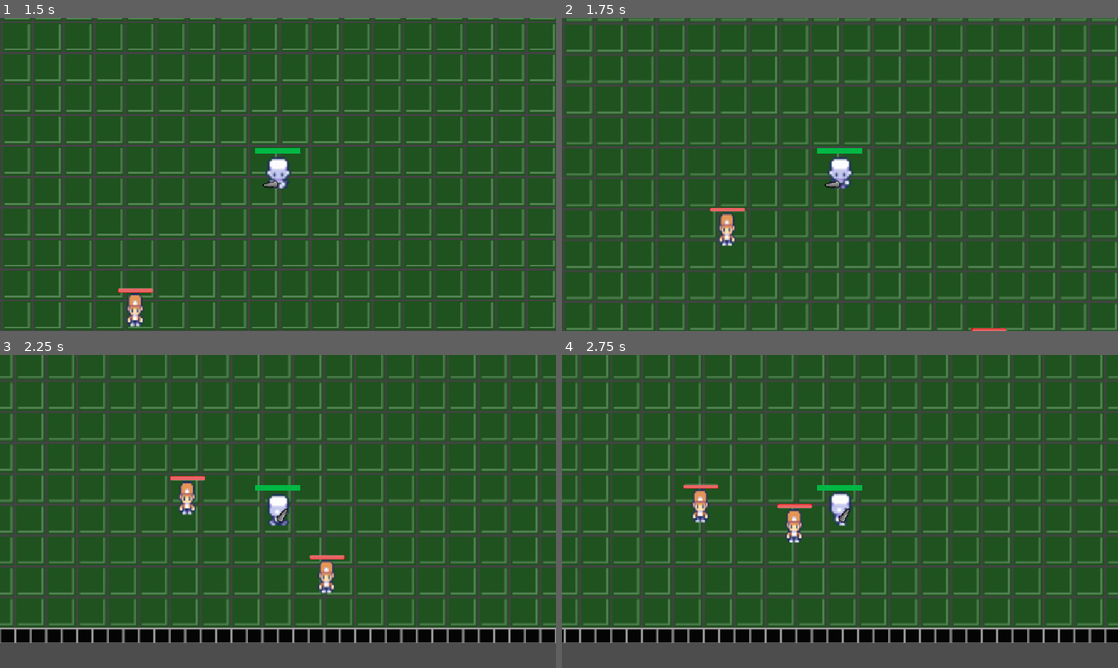
Above: before the commit, frames 1-4 (two rows, left to right).
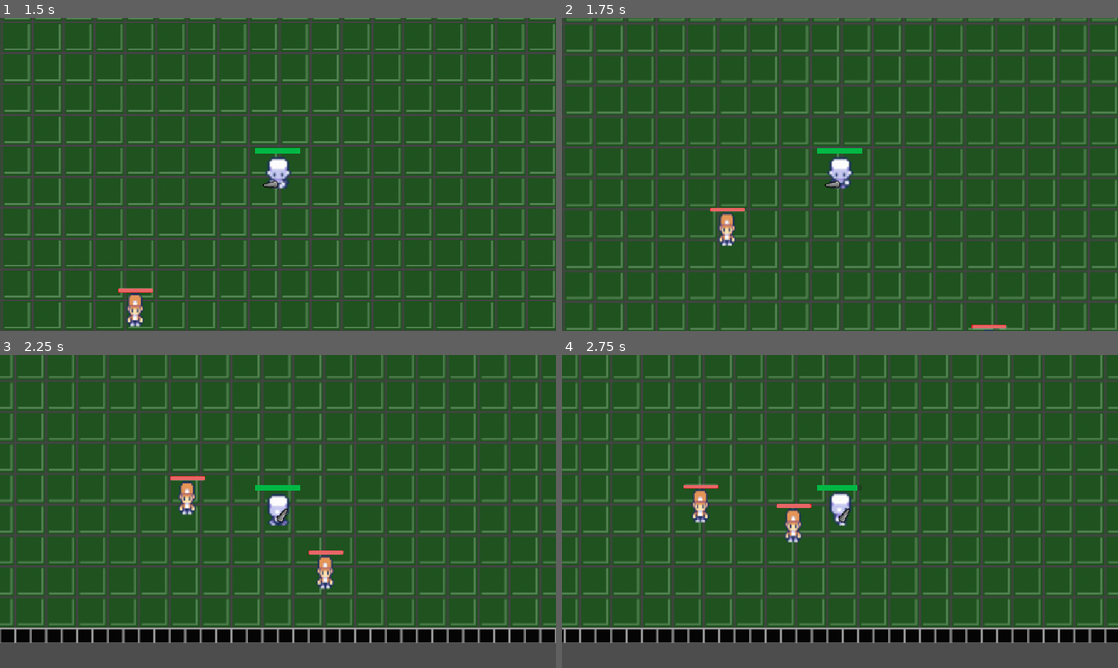
Above: after the commit, the same moments.

Repository: Hisoka-Morow-404/test-game
Game: Godot game, scene res://scenes/DebugWorld.tscn
Two runs of this game, one before a commit and one after it. Both use one fixed random seed, a clock stepped at 60 frames per second and the inputs below.
Inputs (mouse positions are in pixels of both pictures, inside the frame that each line leads up to):
- Up to frame 1 (1.5 s): move the mouse to (400, 158) at 0.52 s; hold D (ui_right) 0.53-1.28 s; click (400, 158) at 0.67 s; move the mouse to (166, 190) at 1.27 s; hold S (ui_down) from 1.28 s (still down)
- Up to frame 2 (1.75 s): keep holding S (ui_down)
- Up to frame 3 (2.25 s): move the mouse to (333, 442) at 2.02 s; release S (ui_down) at 2.03 s; hold D (ui_right) from 2.03 s (still down)
- Up to frame 4 (2.75 s): keep holding D (ui_right)

Frame 1 is identical in both runs. In frame 2, 0.1% of the frame differs, in the area x 73-81%, y 98-100%; in frame 3, 0.5%, in the area x 55-62%, y 62-77%; in frame 4, 0.3%.

Commit message:
fix dmg collision shape

Diff:
--- a/scenes/entities/enemy/Enemy.gd
+++ b/scenes/entities/enemy/Enemy.gd
@@ -54,3 +54,8 @@
 
 func updateHealthBar():
 	$HealthBar.value=hp
+
+
+func _on_dmg_body_entered(body):
+	if "Player" in body.get_groups():
+		body.hp-=10
--- a/scenes/entities/enemy/Enemy.tscn
+++ b/scenes/entities/enemy/Enemy.tscn
@@ -2,16 +2,18 @@
 
 [ext_resource type="Texture2D" uid="uid://bl8dka1pkc1ap" path="res://scenes/entities/Player/Small-8-Direction-Characters_by_AxulArt.png" id="1_e6y53"]
 [ext_resource type="Script" path="res://scenes/entities/enemy/Enemy.gd" id="1_v0647"]
-[ext_resource type="Script" path="res://scenes/entities/enemy/RayCast2D.gd" id="3_pk3tw"]
 
 [sub_resource type="RectangleShape2D" id="RectangleShape2D_auyrq"]
-size = Vector2(18, 24)
+size = Vector2(15, 33)
 
 [sub_resource type="CircleShape2D" id="CircleShape2D_gikqo"]
 radius = 200.0
 
 [sub_resource type="StyleBoxFlat" id="StyleBoxFlat_nhf3f"]
 bg_color = Color(0.85098, 0, 0, 1)
+
+[sub_resource type="RectangleShape2D" id="RectangleShape2D_y802g"]
+size = Vector2(17, 35)
 
 [node name="EnemyMain" type="Node2D"]
 
@@ -26,7 +28,7 @@
 frame = 84
 
 [node name="CollisionShape2D" type="CollisionShape2D" parent="Enemy"]
-position = Vector2(-1, 4)
+position = Vector2(-0.5, 3.5)
 shape = SubResource("RectangleShape2D_auyrq")
 
 [node name="FOV" type="Area2D" parent="Enemy"]
@@ -43,9 +45,13 @@
 step = 1.0
 show_percentage = false
 
-[node name="RayCast2D" type="RayCast2D" parent="Enemy"]
-collision_mask = 4294967295
-script = ExtResource("3_pk3tw")
+[node name="DMG" type="Area2D" parent="Enemy"]
+
+[node name="CollisionShape2D" type="CollisionShape2D" parent="Enemy/DMG"]
+position = Vector2(-0.5, 3.5)
+shape = SubResource("RectangleShape2D_y802g")
+debug_color = Color(0.929412, 0, 0.654902, 0.419608)
 
 [connection signal="body_entered" from="Enemy/FOV" to="Enemy" method="_on_fov_body_entered"]
 [connection signal="body_exited" from="Enemy/FOV" to="Enemy" method="_on_fov_body_exited"]
+[connection signal="body_entered" from="Enemy/DMG" to="Enemy" method="_on_dmg_body_entered"]
